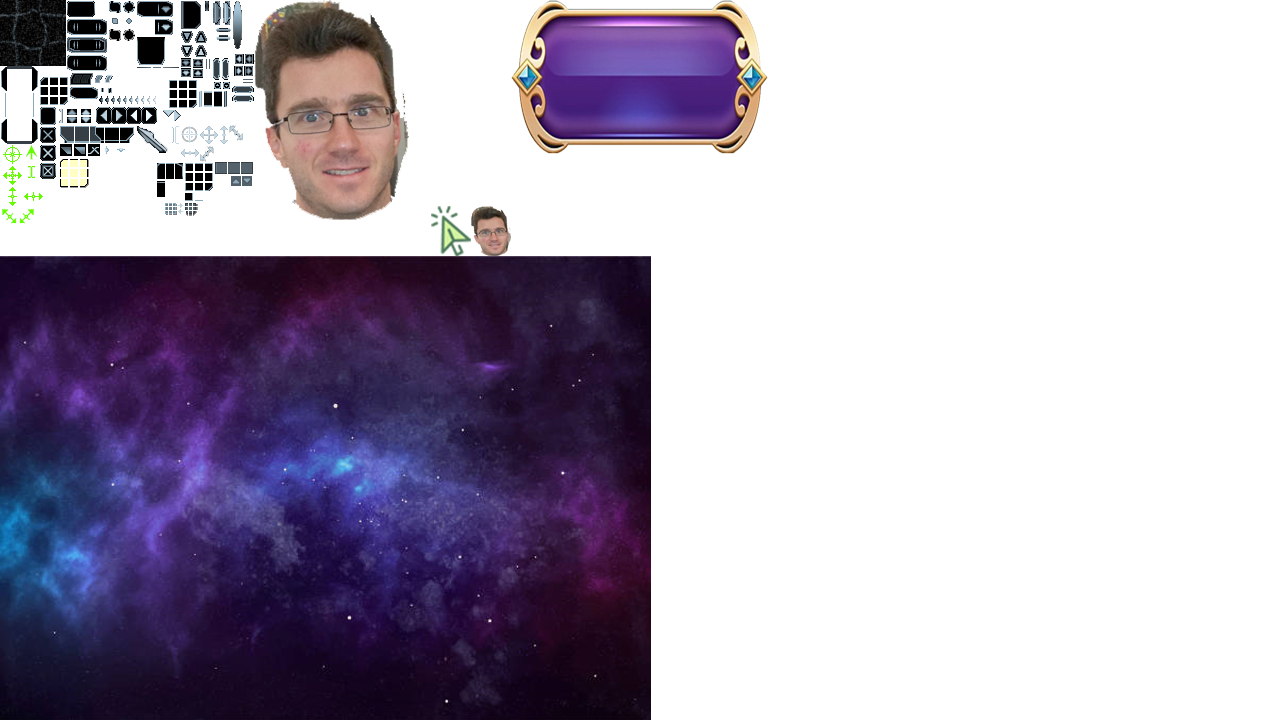
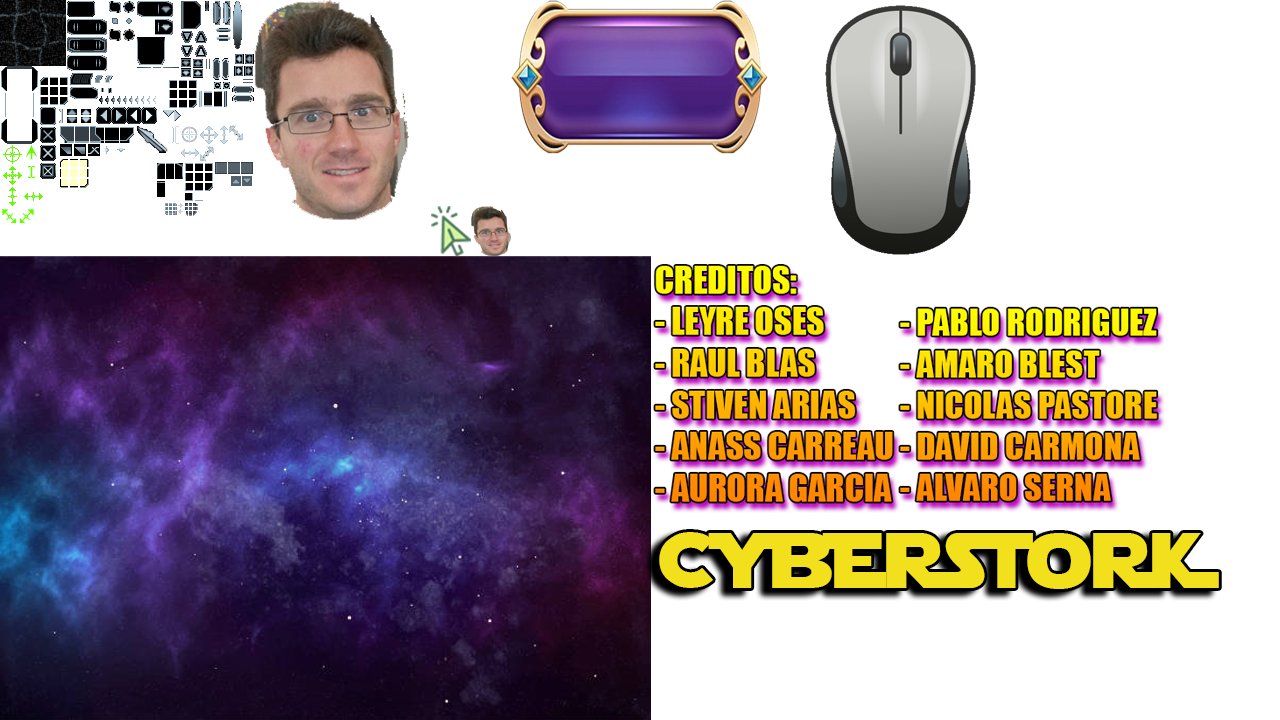
Layered file, before and after one edit (1280 × 720). Changes by layer:
added layer "CYBERSToRK" above "Capa 1" over [659, 532, 1219, 589]
added layer "Capa 1" above "Mouse" over [653, 264, 1166, 513]
added layer "Mouse" (1st of 2) above "Button" over [825, 5, 976, 255]
